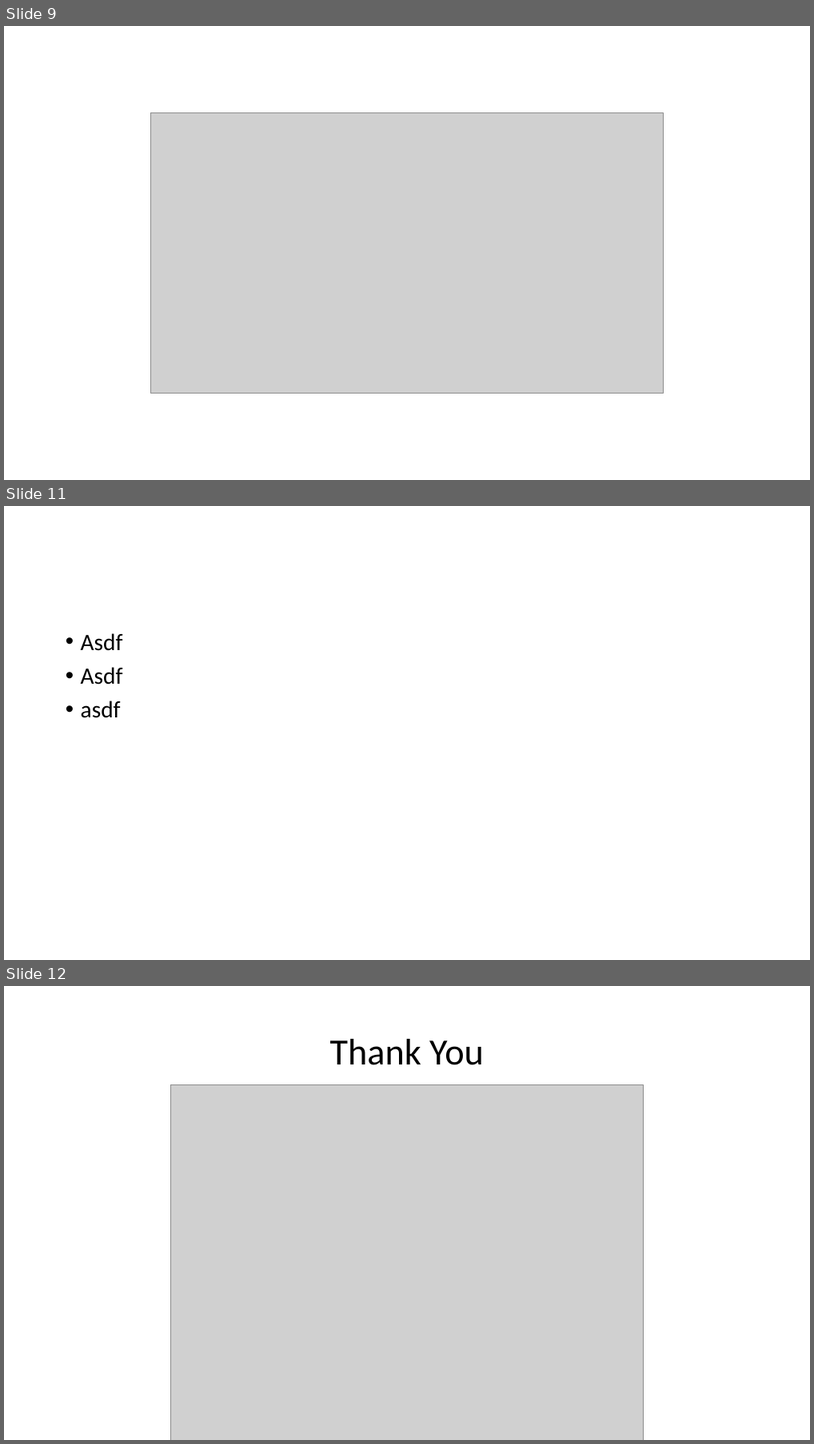
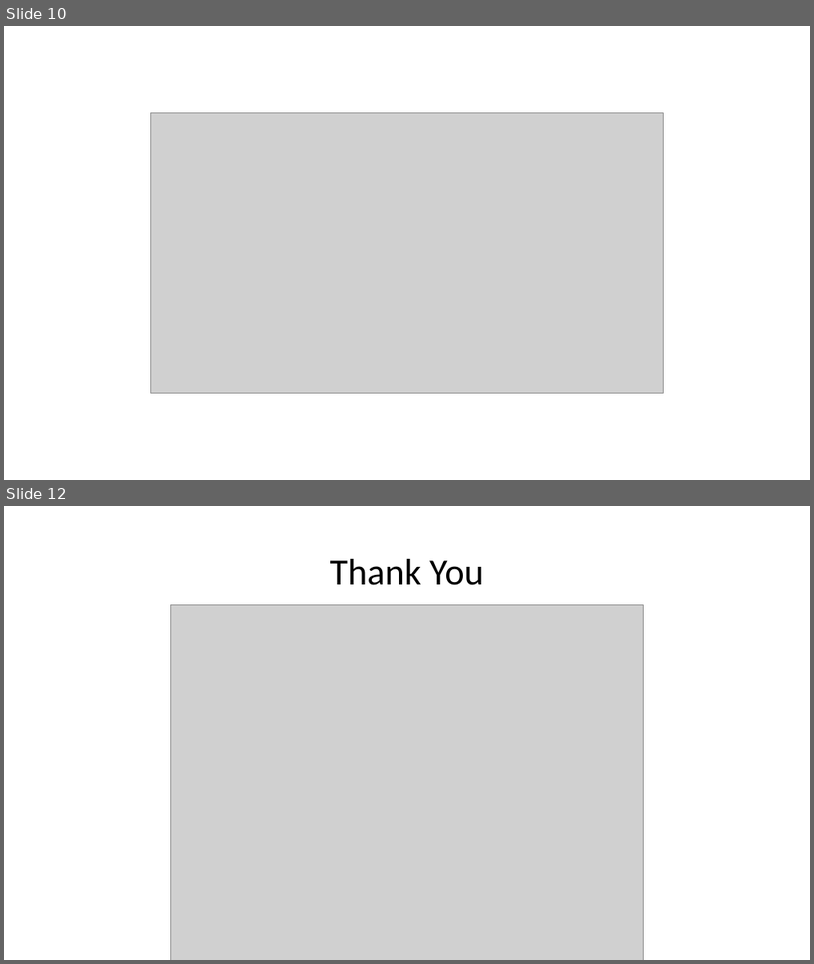
Before and after one commit to jj-yoon/dsc-phase-3-project, a slide deck: Presentation.pptx. Shown one above the other, each under a label of ours: slides 9, 11 and 12 before the commit, slides 10 and 12 after it; the slides between them are not shown. The pictures are 814x1444 and 814x964 pixels, drawn with LibreOffice and Linux fonts; fonts in the diff are those of the drawing; grey boxes stand for pictures. Boxes give left, top, right and bottom in pixels: in the first picture for what was removed or moved away, otherwise in the second. Text is boxed around its words. In the diff, an @@ line names an element or a change of style, - is before the commit and + after.

```diff
--- a/Presentation.pptx
+++ b/Presentation.pptx
@@ slide 11 removed at box(4, 506, 810, 960), background #FFFFFF @@
@@ text removed at box(81, 633, 123, 718) @@
-• Asdf
-• Asdf
-• asdf
@@ what was slide 9 is now slide 10 @@
```
Also in this commit, not shown: 3 slides changed, 5 slides added, 4 other slides removed, 28 other files.
